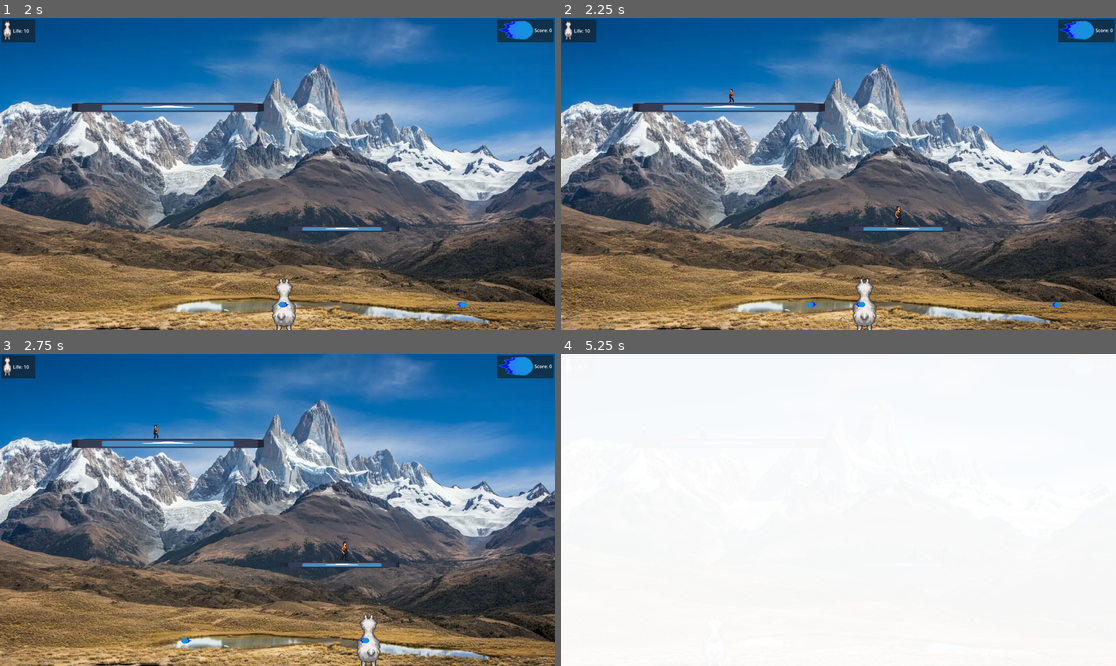
Above: before the commit, frames 1-4 (two rows, left to right).
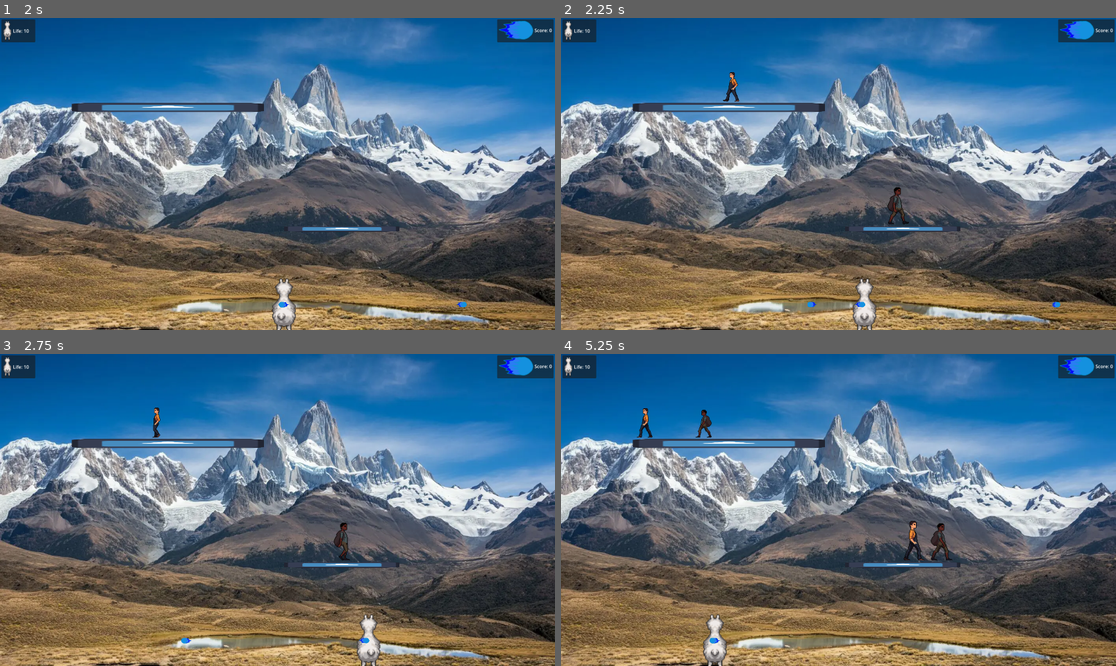
Above: after the commit, the same moments.

Repository: FabienSchmitt/Split
Game: Godot game, scene res://scenes/Tests/main_test.tscn
Two runs of this game, one before a commit and one after it. Both use one fixed random seed, a clock stepped at 60 frames per second and the inputs below. The project has no main scene, so this scene is started directly. The engine's default icon, where the game draws it, is replaced by a stand-in: a white triangle on a blue panel in a dark square.
Inputs:
- Up to frame 1 (2 s): tap Enter at 0.5 s; hold D (p1_move_right) 0.53-1.28 s; tap Space (p1_shoot) at 0.6, 1.35 s; hold A (p1_move_left) from 1.28 s (still down)
- Up to frame 2 (2.25 s): release A (p1_move_left) at 2.03 s; hold D (p1_move_right) from 2.03 s (still down); tap Space (p1_shoot) at 2.1 s
- Up to frame 3 (2.75 s): keep holding D (p1_move_right)
- Up to frame 4 (5.25 s): release D (p1_move_right) at 2.78 s; hold W (p1_move_up) 2.78-3.53 s; tap Space (p1_shoot) every 0.75 s from 2.85 to 5.1 s; hold A (p1_move_left) from 3.53 s (still down)

Frame 1 is identical in both runs. In frame 2, 0.4% of the frame differs, in the area x 29-63%, y 17-67%; in frame 3, 0.3%; in frame 4, 98%, in the area x 0-100%, y 0-100%.

Commit message:
advance on state machine

Diff:
--- a/scenes/Tests/main_test.tscn
+++ b/scenes/Tests/main_test.tscn
@@ -3,7 +3,7 @@
 [ext_resource type="Texture2D" uid="uid://bywn8rp8ya0l5" path="res://resources/background-with-human.png" id="1_s67ge"]
 [ext_resource type="PackedScene" uid="uid://dlsjbkug74opl" path="res://scenes/player/lama.tscn" id="2_6sny6"]
 [ext_resource type="PackedScene" uid="uid://cbkbhmpeop5u5" path="res://scenes/ui/ui_manager.tscn" id="3_7d3wn"]
-[ext_resource type="PackedScene" uid="uid://cbsfgudr4nhn7" path="res://scenes/Tests/test_tourist_scene.tscn" id="4_e6vto"]
+[ext_resource type="PackedScene" uid="uid://cbsfgudr4nhn7" path="res://scenes/tests/test_tourist_scene.tscn" id="4_e6vto"]
 [ext_resource type="PackedScene" uid="uid://kfklb8l882ft" path="res://scenes/player/playerHUD.tscn" id="5_qmqke"]
 
 [sub_resource type="RectangleShape2D" id="RectangleShape2D_lo2sf"]
--- a/scenes/Tests/test_tourist_scene.tscn
+++ b/scenes/Tests/test_tourist_scene.tscn
@@ -7,11 +7,12 @@
 
 [node name="TouristSpawnPoint" parent="." unique_id=1397573386 instance=ExtResource("1_pr087")]
 position = Vector2(912, 556)
+tourist_scale = Vector2(2, 2)
 tourist_speed = 50.0
 
 [node name="TouristSpawnPoint2" parent="." unique_id=352060827 instance=ExtResource("1_pr087")]
 position = Vector2(362, 130)
-tourist_scale = Vector2(0.7, 0.7)
+tourist_scale = Vector2(1.5, 1.5)
 tourist_speed = 100.0
 
 [node name="PlatformTest" parent="." unique_id=2136340965 instance=ExtResource("2_nthgn")]
--- a/scenes/gameplay/tourist.tscn
+++ b/scenes/gameplay/tourist.tscn
@@ -1,13 +1,18 @@
 [gd_scene format=3 uid="uid://c2biicfy76idi"]
 
 [ext_resource type="Script" uid="uid://dy6wqg5kbe0gl" path="res://scripts/gameplay/tourist.gd" id="1_uge42"]
-[ext_resource type="Texture2D" uid="uid://1c3q0lw65krl" path="res://icon.svg" id="1_w7gwi"]
 [ext_resource type="PackedScene" uid="uid://by3wvvgshtbm" path="res://scenes/gameplay/flash.tscn" id="2_6y0xg"]
 [ext_resource type="PackedScene" uid="uid://cihaxjy0o30fr" path="res://scenes/gameplay/hit_component.tscn" id="3_77lbt"]
 [ext_resource type="Texture2D" uid="uid://cxf06icrofsfo" path="res://assets/sprites/tourists/tourist-1-dead.png" id="4_6y0xg"]
 [ext_resource type="PackedScene" uid="uid://n4yiq57nljii" path="res://scenes/gameplay/life_component.tscn" id="4_bf2ew"]
 [ext_resource type="Texture2D" uid="uid://c8q6v5elock4y" path="res://assets/sprites/tourists/tourist-1-photo.png" id="5_6y0xg"]
 [ext_resource type="Texture2D" uid="uid://bgu8sk53hcuqt" path="res://assets/sprites/tourists/tourist-1-idle.png" id="5_q8qit"]
+[ext_resource type="Texture2D" uid="uid://bmk55e8vcrne4" path="res://assets/sprites/tourists/tourist-1-walk.png" id="8_p0v4k"]
+[ext_resource type="Texture2D" uid="uid://bw1gwitbconrk" path="res://assets/sprites/tourists/tourist-2-dead.png" id="9_xeo2o"]
+[ext_resource type="Texture2D" uid="uid://2oovjn4lemhc" path="res://assets/sprites/tourists/tourist-2-idle.png" id="10_lv5m1"]
+[ext_resource type="Texture2D" uid="uid://b3ekglgam0342" path="res://assets/sprites/tourists/tourist-2-photo.png" id="11_go5uo"]
+[ext_resource type="Texture2D" uid="uid://dhrnv5q5ugnx4" path="res://assets/sprites/tourists/tourist-2-walk.png" id="12_4tf4o"]
+[ext_resource type="Texture2D" uid="uid://by6pd78rkm2d8" path="res://assets/sprites/tourists/tourist-3-idle.png" id="12_wd168"]
 
 [sub_resource type="CapsuleShape2D" id="CapsuleShape2D_bf2ew"]
 radius = 16.0
@@ -17,19 +22,19 @@
 radius = 2.7202425
 height = 11.106178
 
-[sub_resource type="AtlasTexture" id="AtlasTexture_q8qit"]
+[sub_resource type="AtlasTexture" id="AtlasTexture_y0x53"]
 atlas = ExtResource("4_6y0xg")
 region = Rect2(0, 0, 128, 128)
 
-[sub_resource type="AtlasTexture" id="AtlasTexture_ar3ay"]
+[sub_resource type="AtlasTexture" id="AtlasTexture_6ofew"]
 atlas = ExtResource("4_6y0xg")
 region = Rect2(128, 0, 128, 128)
 
-[sub_resource type="AtlasTexture" id="AtlasTexture_p0v4k"]
+[sub_resource type="AtlasTexture" id="AtlasTexture_4iuw3"]
 atlas = ExtResource("4_6y0xg")
 region = Rect2(256, 0, 128, 128)
 
-[sub_resource type="AtlasTexture" id="AtlasTexture_xeo2o"]
+[sub_resource type="AtlasTexture" id="AtlasTexture_orcmd"]
 atlas = ExtResource("4_6y0xg")
 region = Rect2(384, 0, 128, 128)
 
@@ -61,30 +66,182 @@
 atlas = ExtResource("5_6y0xg")
 region = Rect2(0, 0, 128, 128)
 
+[sub_resource type="AtlasTexture" id="AtlasTexture_4tf4o"]
+atlas = ExtResource("5_6y0xg")
+region = Rect2(256, 0, 128, 128)
+
 [sub_resource type="AtlasTexture" id="AtlasTexture_go5uo"]
 atlas = ExtResource("5_6y0xg")
 region = Rect2(128, 0, 128, 128)
 
-[sub_resource type="AtlasTexture" id="AtlasTexture_4tf4o"]
-atlas = ExtResource("5_6y0xg")
-region = Rect2(256, 0, 128, 128)
+[sub_resource type="AtlasTexture" id="AtlasTexture_dc5re"]
+atlas = ExtResource("8_p0v4k")
+region = Rect2(0, 0, 128, 128)
+
+[sub_resource type="AtlasTexture" id="AtlasTexture_cfdlv"]
+atlas = ExtResource("8_p0v4k")
+region = Rect2(128, 0, 128, 128)
+
+[sub_resource type="AtlasTexture" id="AtlasTexture_dh84t"]
+atlas = ExtResource("8_p0v4k")
+region = Rect2(256, 0, 128, 128)
+
+[sub_resource type="AtlasTexture" id="AtlasTexture_o1dwo"]
+atlas = ExtResource("8_p0v4k")
+region = Rect2(384, 0, 128, 128)
+
+[sub_resource type="AtlasTexture" id="AtlasTexture_kh13j"]
+atlas = ExtResource("8_p0v4k")
+region = Rect2(512, 0, 128, 128)
+
+[sub_resource type="AtlasTexture" id="AtlasTexture_gvkvm"]
+atlas = ExtResource("8_p0v4k")
+region = Rect2(640, 0, 128, 128)
+
+[sub_resource type="AtlasTexture" id="AtlasTexture_13kwx"]
+atlas = ExtResource("8_p0v4k")
+region = Rect2(768, 0, 128, 128)
+
+[sub_resource type="AtlasTexture" id="AtlasTexture_yn7vf"]
+atlas = ExtResource("8_p0v4k")
+region = Rect2(896, 0, 128, 128)
+
+[sub_resource type="AtlasTexture" id="AtlasTexture_x6d47"]
+atlas = ExtResource("8_p0v4k")
+region = Rect2(1024, 0, 128, 128)
+
+[sub_resource type="AtlasTexture" id="AtlasTexture_hx80r"]
+atlas = ExtResource("8_p0v4k")
+region = Rect2(1152, 0, 128, 128)
+
+[sub_resource type="AtlasTexture" id="AtlasTexture_jlple"]
+atlas = ExtResource("9_xeo2o")
+region = Rect2(0, 0, 128, 128)
+
+[sub_resource type="AtlasTexture" id="AtlasTexture_aifl5"]
+atlas = ExtResource("9_xeo2o")
+region = Rect2(128, 0, 128, 128)
+
+[sub_resource type="AtlasTexture" id="AtlasTexture_cwxm7"]
+atlas = ExtResource("9_xeo2o")
+region = Rect2(256, 0, 128, 128)
+
+[sub_resource type="AtlasTexture" id="AtlasTexture_q1lae"]
+atlas = ExtResource("9_xeo2o")
+region = Rect2(384, 0, 128, 128)
+
+[sub_resource type="AtlasTexture" id="AtlasTexture_3fxny"]
+atlas = ExtResource("10_lv5m1")
+region = Rect2(0, 0, 128, 128)
+
+[sub_resource type="AtlasTexture" id="AtlasTexture_uld8i"]
+atlas = ExtResource("10_lv5m1")
+region = Rect2(128, 0, 128, 128)
+
+[sub_resource type="AtlasTexture" id="AtlasTexture_dtkoi"]
+atlas = ExtResource("10_lv5m1")
+region = Rect2(256, 0, 128, 128)
+
+[sub_resource type="AtlasTexture" id="AtlasTexture_ix3ox"]
+atlas = ExtResource("10_lv5m1")
+region = Rect2(384, 0, 128, 128)
+
+[sub_resource type="AtlasTexture" id="AtlasTexture_m33gg"]
+atlas = ExtResource("10_lv5m1")
+region = Rect2(512, 0, 128, 128)
+
+[sub_resource type="AtlasTexture" id="AtlasTexture_a06li"]
+atlas = ExtResource("10_lv5m1")
+region = Rect2(640, 0, 128, 128)
+
+[sub_resource type="AtlasTexture" id="AtlasTexture_t1gw5"]
+atlas = ExtResource("11_go5uo")
+region = Rect2(0, 0, 128, 128)
+
+[sub_resource type="AtlasTexture" id="AtlasTexture_ym55v"]
+atlas = ExtResource("11_go5uo")
+region = Rect2(256, 0, 128, 128)
+
+[sub_resource type="AtlasTexture" id="AtlasTexture_r26n4"]
+atlas = ExtResource("11_go5uo")
+region = Rect2(128, 0, 128, 128)
+
+[sub_resource type="AtlasTexture" id="AtlasTexture_v8uca"]
+atlas = ExtResource("12_4tf4o")
+region = Rect2(0, 0, 128, 128)
+
+[sub_resource type="AtlasTexture" id="AtlasTexture_ppj68"]
+atlas = ExtResource("12_4tf4o")
+region = Rect2(128, 0, 128, 128)
+
+[sub_resource type="AtlasTexture" id="AtlasTexture_3gg1t"]
+atlas = ExtResource("12_4tf4o")
+region = Rect2(256, 0, 128, 128)
+
+[sub_resource type="AtlasTexture" id="AtlasTexture_2naj3"]
+atlas = ExtResource("12_4tf4o")
+region = Rect2(384, 0, 128, 128)
+
+[sub_resource type="AtlasTexture" id="AtlasTexture_tjwoy"]
+atlas = ExtResource("12_4tf4o")
+region = Rect2(512, 0, 128, 128)
+
+[sub_resource type="AtlasTexture" id="AtlasTexture_sv8kp"]
+atlas = ExtResource("12_4tf4o")
+region = Rect2(640, 0, 128, 128)
+
+[sub_resource type="AtlasTexture" id="AtlasTexture_agw3v"]
+atlas = ExtResource("12_4tf4o")
+region = Rect2(768, 0, 128, 128)
+
+[sub_resource type="AtlasTexture" id="AtlasTexture_otets"]
+atlas = ExtResource("12_4tf4o")
+region = Rect2(896, 0, 128, 128)
+
+[sub_resource type="AtlasTexture" id="AtlasTexture_6vvwy"]
+atlas = ExtResource("12_4tf4o")
+region = Rect2(1024, 0, 128, 128)
+
+[sub_resource type="AtlasTexture" id="AtlasTexture_tbf51"]
+atlas = ExtResource("12_4tf4o")
+region = Rect2(1152, 0, 128, 128)
+
+[sub_resource type="AtlasTexture" id="AtlasTexture_nl5jd"]
+atlas = ExtResource("12_wd168")
+region = Rect2(0, 0, 96, 96)
+
+[sub_resource type="AtlasTexture" id="AtlasTexture_xggfw"]
+atlas = ExtResource("12_wd168")
+region = Rect2(96, 0, 96, 96)
+
+[sub_resource type="AtlasTexture" id="AtlasTexture_ayob6"]
+atlas = ExtResource("12_wd168")
+region = Rect2(192, 0, 96, 96)
+
+[sub_resource type="AtlasTexture" id="AtlasTexture_w7fi0"]
+atlas = ExtResource("12_wd168")
+region = Rect2(288, 0, 96, 96)
+
+[sub_resource type="AtlasTexture" id="AtlasTexture_b6126"]
+atlas = ExtResource("12_wd168")
+region = Rect2(384, 0, 96, 96)
 
 [sub_resource type="SpriteFrames" id="SpriteFrames_4ovnp"]
 animations = [{
 "frames": [{
 "duration": 1.0,
-"texture": SubResource("AtlasTexture_q8qit")
-}, {
-"duration": 1.0,
-"texture": SubResource("AtlasTexture_ar3ay")
-}, {
-"duration": 1.0,
-"texture": SubResource("AtlasTexture_p0v4k")
-}, {
-"duration": 1.0,
-"texture": SubResource("AtlasTexture_xeo2o")
-}],
-"loop": 1,
+"texture": SubResource("AtlasTexture_y0x53")
+}, {
+"duration": 1.0,
+"texture": SubResource("AtlasTexture_6ofew")
+}, {
+"duration": 1.0,
+"texture": SubResource("AtlasTexture_4iuw3")
+}, {
+"duration": 1.0,
+"texture": SubResource("AtlasTexture_orcmd")
+}],
+"loop": 0,
 "name": &"1_die",
 "speed": 5.0
 }, {
@@ -116,13 +273,172 @@
 "texture": SubResource("AtlasTexture_lv5m1")
 }, {
 "duration": 5.0,
+"texture": SubResource("AtlasTexture_4tf4o")
+}, {
+"duration": 10.0,
 "texture": SubResource("AtlasTexture_go5uo")
-}, {
-"duration": 10.0,
-"texture": SubResource("AtlasTexture_4tf4o")
 }],
 "loop": 0,
 "name": &"1_photo",
+"speed": 5.0
+}, {
+"frames": [{
+"duration": 1.0,
+"texture": SubResource("AtlasTexture_dc5re")
+}, {
+"duration": 1.0,
+"texture": SubResource("AtlasTexture_cfdlv")
+}, {
+"duration": 1.0,
+"texture": SubResource("AtlasTexture_dh84t")
+}, {
+"duration": 1.0,
+"texture": SubResource("AtlasTexture_o1dwo")
+}, {
+"duration": 1.0,
+"texture": SubResource("AtlasTexture_kh13j")
+}, {
+"duration": 1.0,
+"texture": SubResource("AtlasTexture_gvkvm")
+}, {
+"duration": 1.0,
+"texture": SubResource("AtlasTexture_13kwx")
+}, {
+"duration": 1.0,
+"texture": SubResource("AtlasTexture_yn7vf")
+}, {
+"duration": 1.0,
+"texture": SubResource("AtlasTexture_x6d47")
+}, {
+"duration": 1.0,
+"texture": SubResource("AtlasTexture_hx80r")
+}],
+"loop": 1,
+"name": &"1_walk",
+"speed": 5.0
+}, {
+"frames": [{
+"duration": 1.0,
+"texture": SubResource("AtlasTexture_jlple")
+}, {
+"duration": 1.0,
+"texture": SubResource("AtlasTexture_aifl5")
+}, {
+"duration": 1.0,
+"texture": SubResource("AtlasTexture_cwxm7")
+}, {
+"duration": 1.0,
+"texture": SubResource("AtlasTexture_q1lae")
+}],
+"loop": 0,
+"name": &"2_die",
+"speed": 5.0
+}, {
+"frames": [{
+"duration": 1.0,
+"texture": SubResource("AtlasTexture_3fxny")
+}, {
+"duration": 1.0,
+"texture": SubResource("AtlasTexture_uld8i")
+}, {
+"duration": 1.0,
+"texture": SubResource("AtlasTexture_dtkoi")
+}, {
+"duration": 1.0,
+"texture": SubResource("AtlasTexture_ix3ox")
+}, {
+"duration": 1.0,
+"texture": SubResource("AtlasTexture_m33gg")
+}, {
+"duration": 1.0,
+"texture": SubResource("AtlasTexture_a06li")
+}],
+"loop": 1,
+"name": &"2_idle",
+"speed": 5.0
+}, {
+"frames": [{
+"duration": 5.0,
+"texture": SubResource("AtlasTexture_t1gw5")
+}, {
+"duration": 5.0,
+"texture": SubResource("AtlasTexture_ym55v")
+}, {
+"duration": 10.0,
+"texture": SubResource("AtlasTexture_r26n4")
+}],
+"loop": 0,
+"name": &"2_photo",
+"speed": 5.0
+}, {
+"frames": [{
+"duration": 1.0,
+"texture": SubResource("AtlasTexture_v8uca")
+}, {
+"duration": 1.0,
+"texture": SubResource("AtlasTexture_ppj68")
+}, {
+"duration": 1.0,
+"texture": SubResource("AtlasTexture_3gg1t")
+}, {
+"duration": 1.0,
+"texture": SubResource("AtlasTexture_2naj3")
+}, {
+"duration": 1.0,
+"texture": SubResource("AtlasTexture_tjwoy")
+}, {
+"duration": 1.0,
+"texture": SubResource("AtlasTexture_sv8kp")
+}, {
+"duration": 1.0,
+"texture": SubResource("AtlasTexture_agw3v")
+}, {
+"duration": 1.0,
+"texture": SubResource("AtlasTexture_otets")
+}, {
+"duration": 1.0,
+"texture": SubResource("AtlasTexture_6vvwy")
+}, {
+"duration": 1.0,
+"texture": SubResource("AtlasTexture_tbf51")
+}],
+"loop": 1,
+"name": &"2_walk",
+"speed": 5.0
+}, {
+"frames": [],
+"loop": 1,
+"name": &"3_die",
+"speed": 5.0
+}, {
+"frames": [{
+"duration": 1.0,
+"texture": SubResource("AtlasTexture_nl5jd")
+}, {
+"duration": 1.0,
+"texture": SubResource("AtlasTexture_xggfw")
+}, {
+"duration": 1.0,
+"texture": SubResource("AtlasTexture_ayob6")
+}, {
+"duration": 1.0,
+"texture": SubResource("AtlasTexture_w7fi0")
+}, {
+"duration": 1.0,
+"texture": SubResource("AtlasTexture_b6126")
+}],
+"loop": 1,
+"name": &"3_idle",
+"speed": 5.0
+}, {
+"frames": [],
+"loop": 1,
+"name": &"3_photo",
+"speed": 5.0
+}, {
+"frames": [],
+"loop": 1,
+"name": &"4_dead",
 "speed": 5.0
 }]
 
@@ -134,7 +450,6 @@
 
 [node name="Sprite2D" type="Sprite2D" parent="." unique_id=1510157613]
 position = Vector2(2, -65)
-sprite_image_path = null
 
 [node name="CollisionShape2D" type="CollisionShape2D" parent="." unique_id=1939846530]
 unique_name_in_owner = true
@@ -171,6 +486,6 @@
 unique_name_in_owner = true
 position = Vector2(2, -67)
 sprite_frames = SubResource("SpriteFrames_4ovnp")
-animation = &"1_photo"
+animation = &"1_die"
 
 [editable path="HitComponent"]
--- a/scripts/gameplay/life_component.gd
+++ b/scripts/gameplay/life_component.gd
@@ -4,10 +4,12 @@
 @export var max_health: float = 1
 
 var current_health: float = max_health
+var is_dead := false
 
 signal died
 
 func take_damage() -> void:
 	current_health -= 1
 	if current_health <= 0:
+		is_dead = true
 		died.emit()
--- a/scripts/gameplay/tourist.gd
+++ b/scripts/gameplay/tourist.gd
@@ -2,6 +2,7 @@
 extends CharacterBody2D
 
 @export var sprite_image_path : String
+
 
 @onready var hit_component : HitComponent = %HitComponent
 @onready var life_component : LifeComponent = %LifeComponent
@@ -10,8 +11,21 @@
 @export var flash_scene: PackedScene
 @onready var sprite : AnimatedSprite2D = %AnimatedSprite2D
 
+
 var tourist_number := "1"
+var state_machine: CallableStateMachine = CallableStateMachine.new()
 
+var walk_animation : String :
+	get : return tourist_number + "_walk"
+
+var die_animation : String :
+	get : return tourist_number + "_die"
+
+var photo_animation : String :
+	get : return tourist_number + "_photo"
+
+var idle_animation : String :
+	get : return tourist_number + "_idle"
 
 var speed : float = 50
 var direction : Vector2
@@ -21,22 +35,41 @@
 	direction = Vector2.LEFT if randi_range(0, 1) == 0  else Vector2.RIGHT
 	hit_component.is_hit.connect(_has_been_hit)
 	life_component.died.connect(_die)
-	sprite.play(tourist_number + "_idle")
+	var random_skin = randi_range(1, 2)
+	tourist_number = str(random_skin)
 
+	_set_state_machine()
+
+func _set_state_machine() -> void :
+	state_machine.add_states(state_walk, enter_state_walk, Callable())
+	state_machine.add_states(state_photo, enter_state_photo, Callable())
+	state_machine.add_states(state_game_over, Callable(), Callable())
+	state_machine.add_states(state_die, enter_state_die, Callable())
+	state_machine.set_initial_state(state_walk)
+
+
+func _set_attack_timer() -> void :
 	timer = get_node_or_null("AttackTimer")
 	if timer == null:
 		timer = Timer.new()
 		timer.name = "AttackTimer"
 		add_child(timer)
 
-	timer.wait_time = 1.0
+	timer.wait_time = 5
 	timer.one_shot = false
 	timer.autostart = true
-	timer.timeout.connect(attack)
+	timer.timeout.connect(func(): state_machine.change_state(state_photo))
 	timer.start()
 
+
 func _physics_process(delta: float) -> void:
+	state_machine.update()
 
+func enter_state_walk():
+	sprite.play(walk_animation)
+	_set_attack_timer()
+
+func state_walk():
 	if (direction == Vector2.LEFT && not ray_cast_left.is_colliding()):
 		direction = Vector2.RIGHT
 		sprite.flip_h = false
@@ -48,6 +81,24 @@
 	move_and_slide()
 
 
+func enter_state_photo():
+	attack()
+
+func state_photo():
+	pass
+
+func state_game_over():
+	pass
+
+func enter_state_die():
+	disable_collisions()
+	sprite.play(die_animation)
+	await sprite.animation_finished
+	queue_free()
+
+func state_die():
+	pass
+
 func _has_been_hit() -> void :
 	print("has been hit")
 	EventBus.player_score_added.emit(1)
@@ -58,14 +109,11 @@
 	$CollisionShape2D.set_deferred("disabled", true)
 
 func _die() -> void:
-	disable_collisions()
-	sprite.play(tourist_number + "_die")
-	await sprite.animation_finished
-	queue_free()
+	state_machine.change_state(state_die)
 
 func attack() -> void:
-	if GameManager.is_game_over:
-		return
+	sprite.play(photo_animation)
+	await sprite.animation_finished
 	EventBus.player_life_lost.emit(1)
 	var flash = flash_scene.instantiate()
 	get_tree().current_scene.add_child(flash)
